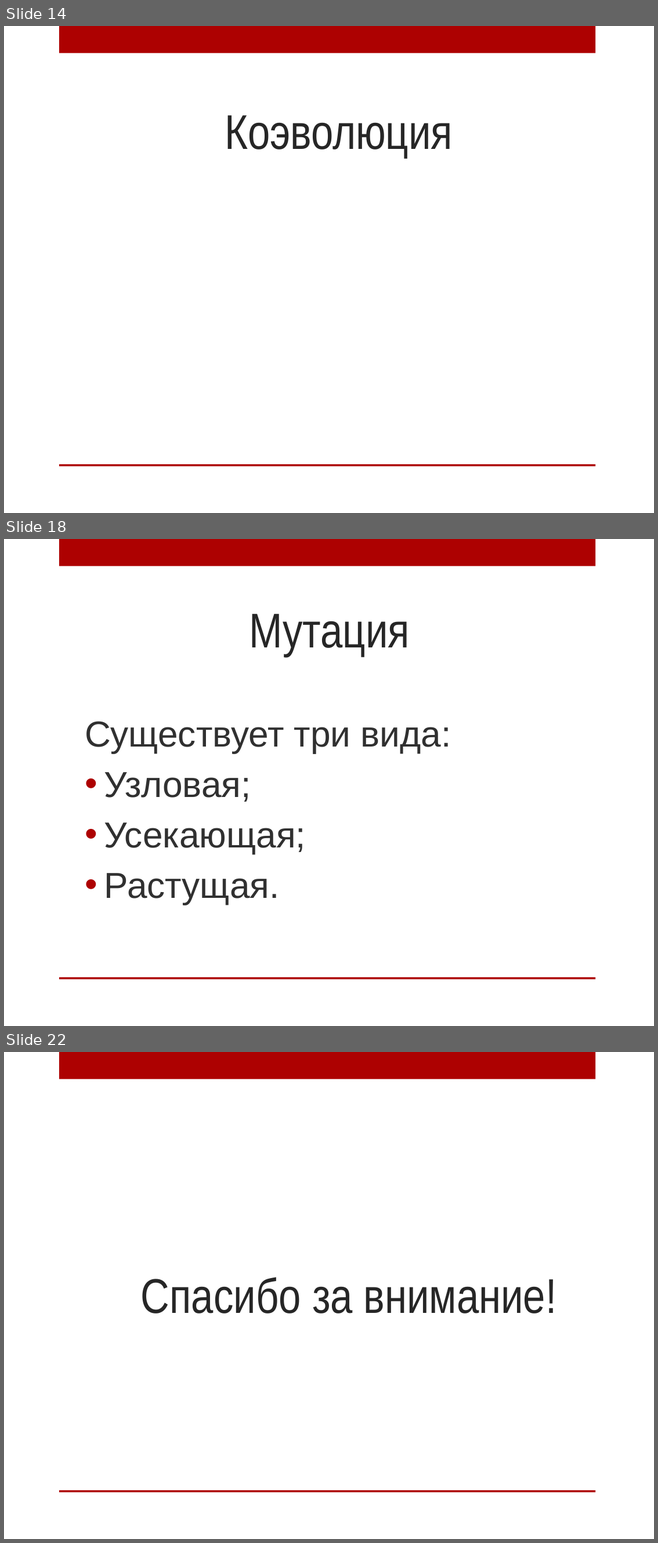
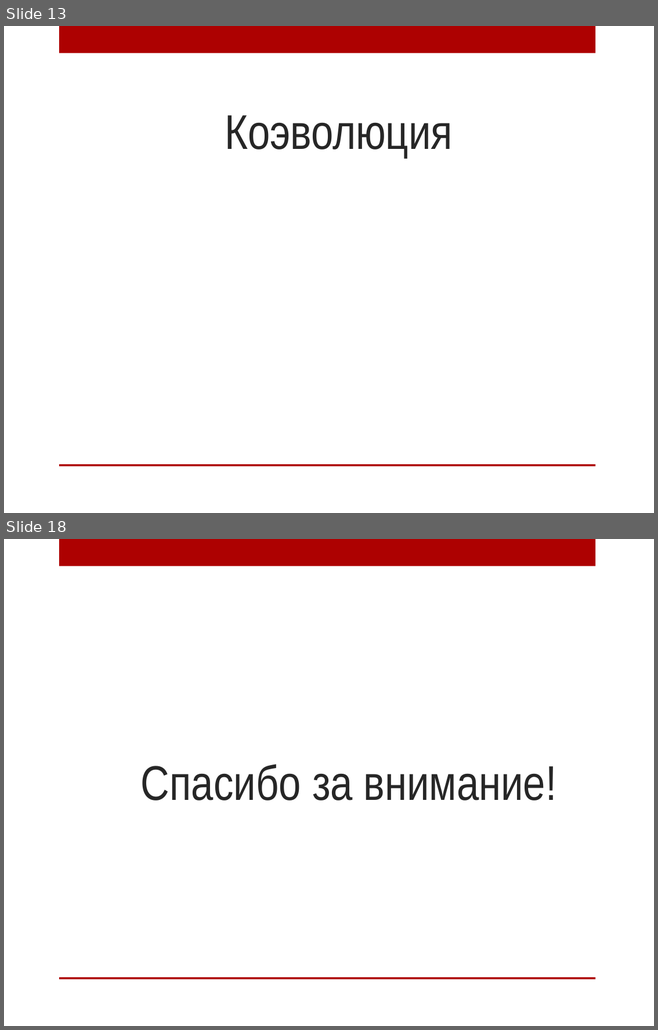
Before and after one commit to AnnaIbakaeva/Genetic, a slide deck: Диплом/Магистратура.pptx. Shown one above the other, each under a label of ours: slides 14, 18 and 22 before the commit, slides 13 and 18 after it; the slides between them are not shown. The pictures are 658x1543 and 658x1030 pixels, drawn with LibreOffice and Linux fonts; fonts in the diff are those of the drawing; grey boxes stand for pictures; background and template pictures are left out. Boxes give left, top, right and bottom in pixels: in the first picture for what was removed or moved away, otherwise in the second. Text is boxed around its words. In the diff, an @@ line names an element or a change of style, - is before the commit and + after.

```diff
--- a/Диплом/Магистратура.pptx
+++ b/Диплом/Магистратура.pptx
@@ slide 18 removed at box(4, 539, 654, 1026), background picture (left out); not listed: 2 template elements that a slide beside it also shows @@
@@ title removed at box(249, 614, 409, 656) @@
-Мутация
@@ text removed at box(85, 721, 451, 904) @@
-Существует три вида:
-• Узловая;
-• Усекающая;
-• Растущая.
@@ what was slide 14 is now slide 13 @@
@@ what was slide 22 is now slide 18 @@
```
Also in this commit, not shown: 3 slides changed, 3 slides added, 6 other slides removed, 2 other files.
